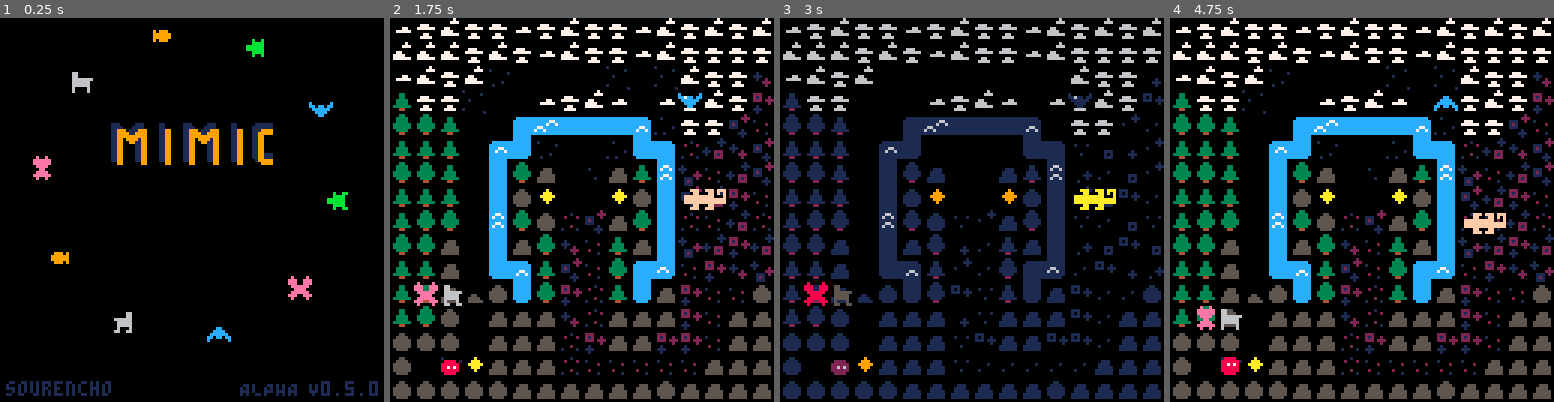
Above: before the commit, frames 1-4 (left to right).
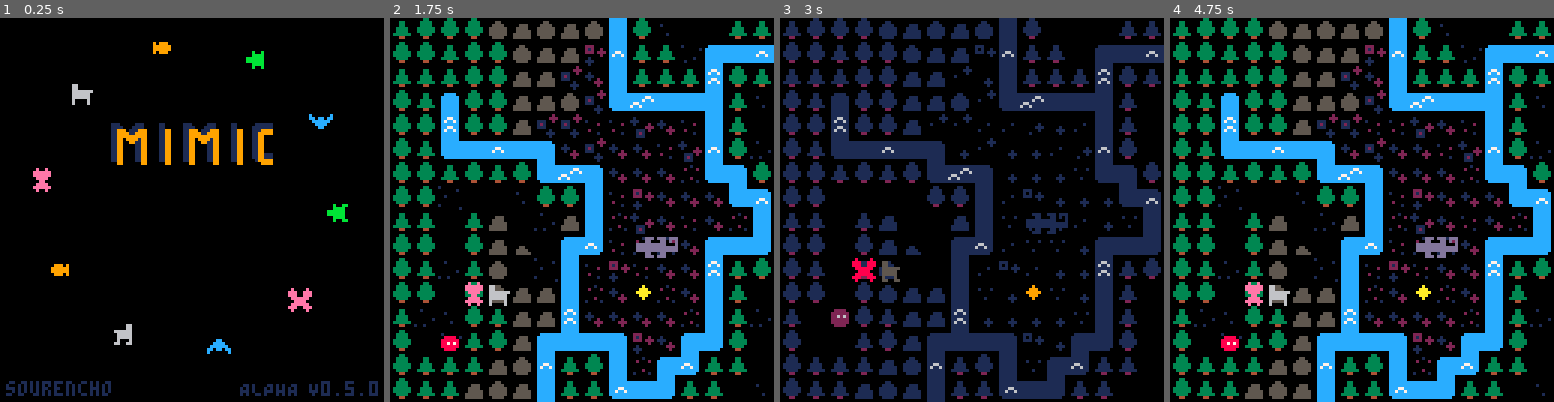
Above: after the commit, the same moments.

Repository: sourencho/mimic
Game: PICO-8 cartridge mimic.p8
Same seed, same stepped clock (60 frames per second), same inputs: the game is played once before the commit and once after it.
Inputs:
- Up to frame 1 (0.25 s): no input
- Up to frame 2 (1.75 s): tap X (X key) at 0.33, 1.07 s; tap O (Z key) at 0.7, 1.7 s; hold Right from 1.6 s (still down)
- Up to frame 3 (3 s): tap X (X key) at 1.85, 2.97 s; release Right at 2.1 s; tap O (Z key) at 2.1, 2.5, 2.9 s; hold Up 2.15-2.42 s; hold Right from 2.47 s (still down)
- Up to frame 4 (4.75 s): release Right at 3.03 s; hold Left 3.08-3.58 s; tap O (Z key) every 0.4 s from 3.3 to 4.5 s; hold Down 3.63-3.97 s; hold Right 4.02-4.68 s; tap X (X key) at 4.08 s; hold Up from 4.73 s (still down)

The runs differ from the first frame. In frame 1, 2.6% of the frame differs, in the area x 8-91%, y 3-88%; in frame 2, 46%, in the area x 0-100%, y 0-100%; in frame 3, 38%; in frame 4, 46%.

Commit message:
fix skip level, token optimization

Diff:
--- a/mimic.p8
+++ b/mimic.p8
@@ -9,9 +9,9 @@
 -- DATA
 
 -- SETTINGS
-start_level = 14
-level_count = 15
+start_level = 13
 last_level = 14
+level_count = last_level + 1
 skip_tutorial = true
 skip_levels = {4, 7, 9}
 
@@ -240,13 +240,6 @@
 
 function pick(ar,k) k=k or #ar return ar[flr(rnd(k))+1] end
 
-function _any(xs, cond)
-    for x in all(xs) do
-        if (cond(x)) return true, x
-    end
-    return false, nil
-end
-
 function _all(xs, cond)
     for x in all(xs) do
         if (not cond(x)) return false
@@ -471,18 +464,18 @@
     return {x = v.x * n, y = v.y * n}
 end
 
-function get_tile_class(t)
-    return fget(t)
-end
-
 function get_dynamic_or_static_tile_class(pos)
-    local dynamic_tile = get_tile_class(level_dynamic_tiles[pos.x][pos.y])
+    if not in_bounds(pos) then
+        return nil
+    end
+    local dynamic_tile = fget(level_dynamic_tiles[pos.x][pos.y])
     if (dynamic_tile != ground) return dynamic_tile
-    return get_tile_class(level_static_tiles[pos.x][pos.y])
+    return fget(level_static_tiles[pos.x][pos.y])
 end
 
 -- checks if two actors are made of the same set of animals
 function is_comp_equal(a, b)
+    -- does this sort even work?
     sort(a.comp, function (x, y) return x > y end)
     sort(b.comp, function (x, y) return x > y end)
 
@@ -593,7 +586,7 @@
 function is_static_tile(tile_class, pos)
     if (not in_bounds(pos)) return false
 
-    return get_tile_class(level_static_tiles[pos.x][pos.y]) == tile_class
+    return fget(level_static_tiles[pos.x][pos.y]) == tile_class
 end
 
 
@@ -601,7 +594,7 @@
     if (not in_bounds(pos)) return false
 
     -- find out if tile sprite is member of class
-    return get_tile_class(level_dynamic_tiles[pos.x][pos.y]) == tile_class
+    return fget(level_dynamic_tiles[pos.x][pos.y]) == tile_class
 end
 
 function has_move_ability(a, tile_ability)
@@ -993,7 +986,7 @@
 
 function init_victory()
     sfx(11)
-    change_state("won")
+    change_state("victory")
     particles={}
 
     -- gather win tiles to spawn final visuals on
@@ -1427,9 +1420,10 @@
     init_tiles_and_actors(_level)
     init_big_patterns()
 
-    if game.level != tutorial_level then
-        -- menuitem(2,"level: ⬅️ "..change_level.." ➡️", menu_choose_level)
-        if (game.level != last_level) menuitem(1, "skip level", menu_skip_level)
+    if game.level != tutorial_level and game.level <= last_level-1 then
+        menuitem(1, "skip level", menu_skip_level)
+    else
+        menuitem(1)
     end
     --music(01)
 end
@@ -1671,7 +1665,7 @@
     local d, r = -game.tick/420, 50
     for i=1,#splash_sprites do
         if (splash_sprite_indexes[i] < splash_red_sprite_count) then pal(red_pal) else pal() end
-        spr(splash_sprites[splash_sprite_indexes[i]], 60 + r * cos(d), 52 + r * sin(d), 1, 1, i % 2 == 0)
+        spr(splash_sprites[splash_sprite_indexes[i]], 60 + r * cos(d), 56 + r * sin(d), 1, 1, i % 2 == 0)
         d += 1 / (#splash_sprites)
     end
 end
@@ -1690,23 +1684,13 @@
 
         -- draw sprite
         local on_right = v_pos.x*8 > 64
-        local total_switch_time = 180
+        local total_switch_time = 230
         -- switch sprites over time
         if on_right then
             local time_per_spr = total_switch_time / #victory_sprite_candidates
             local tick_window = (game.tick - game.level_end_tick) % total_switch_time
             local spr_index = flr(tick_window / time_per_spr) + 1
             victory_sprites[i] = victory_sprite_candidates[spr_index]
-            --[[
-            if tick_window < 120*1/4 then
-            elseif tick_window < 120*2/4  then
-                victory_sprites[i] = victory_sprite_candidates[2]
-            elseif tick_window < 120*3/4  then
-                victory_sprites[i] = victory_sprite_candidates[3]
-            elseif tick_window < 120*4/4  then
-                victory_sprites[i] = victory_sprite_candidates[4]
-            end
-            --]]
         end
 
         spr(victory_sprites[i], v_pos.x*8, v_pos.y*8, 1, 1, not on_right)
@@ -1715,7 +1699,7 @@
 
     -- text
     won_text_1 = "★ thanks for playing ★"
-    won_text_2 = "- sourencho"
+    won_text_2 = "sourencho"
     print(won_text_1, hcenter(won_text_1), 102, 1)
     print(won_text_2, hcenter(won_text_2), 112, 1)
 end
@@ -1730,8 +1714,7 @@
     local row = 0
     local col = 0
 
-    pal({[8]=0})
-    draw_actor(get_players()[1])
+    --draw_actor(get_players()[1])
 
     -- border
     rect(0,0,127,127,1)
@@ -1857,7 +1840,6 @@
     foreach(perm_particles, draw_particle)
 end
 
--- todo: token optimize this
 function draw_ui()
     local players = get_players()
     if _all(players, is_stuck) then
@@ -1877,17 +1859,11 @@
             local explain_txt_tiles = ""
 
             local surr_tiles = {}
-            if p.pos.x+1 < 16 then
-                add(surr_tiles, tile_display_names[get_dynamic_or_static_tile_class(v_addv(p.pos, RIGHT))])
-            end
-            if p.pos.x-1 > 0 then
-                add(surr_tiles, tile_display_names[get_dynamic_or_static_tile_class(v_addv(p.pos, LEFT))])
-            end
-            if p.pos.y+1 < 16 then
-                add(surr_tiles, tile_display_names[get_dynamic_or_static_tile_class(v_addv(p.pos, DOWN))])
-            end
-            if p.pos.y-1 > 1 then
-                add(surr_tiles, tile_display_names[get_dynamic_or_static_tile_class(v_addv(p.pos, UP))])
+            for delta in all({UP, DOWN, LEFT, RIGHT}) do
+                local tc = get_dynamic_or_static_tile_class(v_addv(p.pos, delta))
+                if tc != nil then
+                    add(surr_tiles, tile_display_names[tc])
+                end
             end
 
             surr_tiles = table_dedup(surr_tiles)
@@ -1895,7 +1871,8 @@
                 if (i > 1) explain_txt_tiles ..= " or "
                 explain_txt_tiles ..= surr_tiles[i]
             end
-            thick_print(explain_txt_tiles, hcenter(explain_txt_tiles), vcenter(explain_txt_tiles) + 16, 9, 1)
+            thick_print(explain_txt_tiles,
+                hcenter(explain_txt_tiles), vcenter(explain_txt_tiles) + 16, 9, 1)
         end
     end
 end
@@ -1965,6 +1942,7 @@
 
 --[[
 debug = {}
+printh("",DEBUG_OUT_FILE,true)
 function debug.tstr(t, indent)
  indent = indent or 0
  local indentstr = ''
@@ -2046,6 +2024,7 @@
     end
 end
 
+--[[
 -- todo: update this to show correct level number given skip levels and then re-enable menuitem
 function menu_choose_level(b)
     if (b&1 > 0) change_level -= 1
@@ -2060,6 +2039,7 @@
 
     return true
 end
+--]]
 
 function change_state(s)
     game.state = s
@@ -2080,11 +2060,12 @@
         update_tutorial()
     elseif game.state == "level_splash" then
         if (game.tick - game.level_end_tick > 50) game.state = "play"
+        update_level_switch()
     elseif game.state == "restart" then
         if (game.tick - game.level_end_tick > 16) game.state = "play"
     elseif game.state == "play" then
         update_play()
-    elseif game.state == "won" then
+    elseif game.state == "victory" then
         update_particles(particles)
         update_particles(perm_particles)
     end
@@ -2119,8 +2100,18 @@
     end
 end
 
+function update_level_switch()
+    if change_level != game.level then
+        init_level(change_level)
+        particles = {}
+        change_state("level_splash")
+        return true
+    end
+    return false
+end
+
 function update_play()
-    -- check level switch
+    -- restart
     if game.restart_level then
         init_level(game.level)
         game.restart_level = false
@@ -2129,12 +2120,7 @@
         return
     end
 
-    if change_level != game.level then
-        init_level(change_level)
-        particles = {}
-        change_state("level_splash")
-        return
-    end
+    if (update_level_switch()) return
 
     -- play level
     npc_input()
@@ -2152,7 +2138,7 @@
 function _draw()
     if game.state == "splash" then
         draw_splash()
-    elseif  game.state == "won" then
+    elseif  game.state == "victory" then
         draw_victory()
     elseif game.state == "level_splash" then
         draw_level_splash(game.level)
